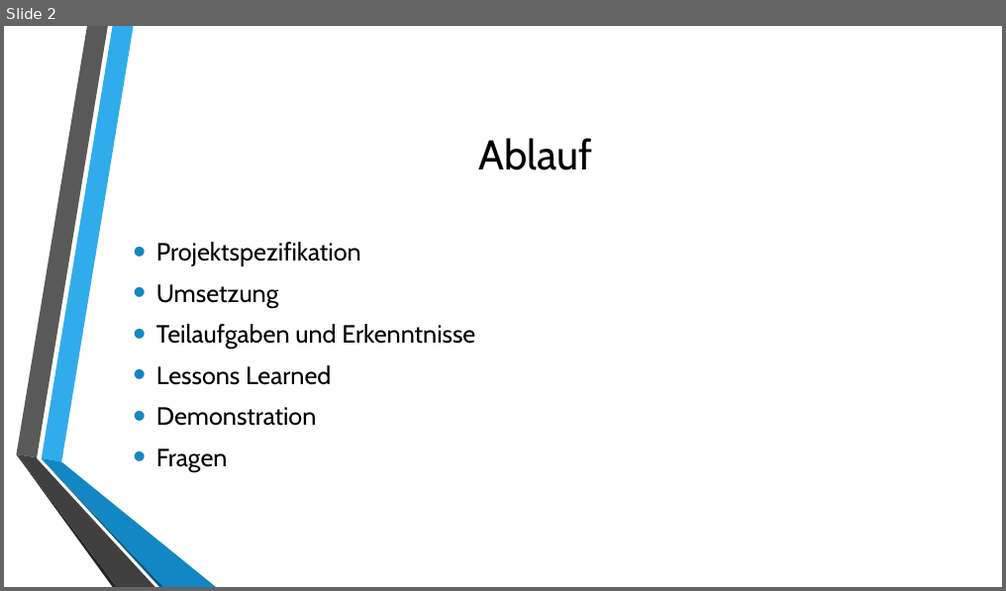
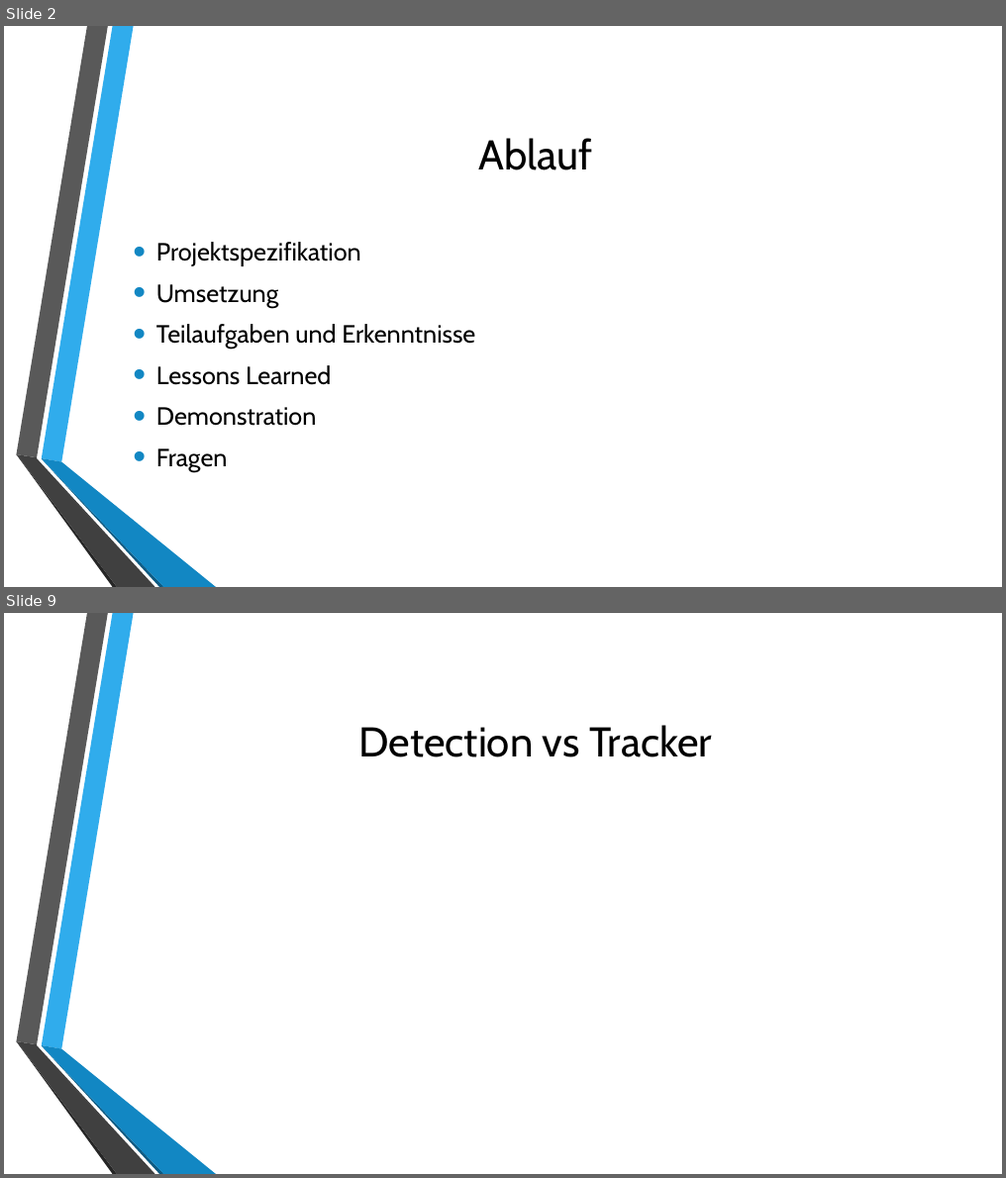
Before and after one commit to AlexFireBirds/CAS-Embedded-System-2018---Object-Tracking, a slide deck: 00_Dokumentation/Präsentation.pptx. Shown one above the other, each under a label of ours: slide 2 before the commit, slides 2 and 9 after it; the slides between them are not shown. The pictures are 1006x591 and 1006x1178 pixels, drawn with LibreOffice and Linux fonts; fonts in the diff are those of the drawing; background and template pictures are left out. Boxes give left, top, right and bottom in pixels: in the first picture for what was removed or moved away, otherwise in the second. Text is boxed around its words. In the diff, an @@ line names an element or a change of style, - is before the commit and + after.

```diff
--- a/00_Dokumentation/Präsentation.pptx
+++ b/00_Dokumentation/Präsentation.pptx
@@ slide 9 added at box(4, 613, 1002, 1174), background picture (left out); not listed: 6 template elements that a slide beside it also shows @@
@@ title added at box(359, 725, 712, 758), 40 pt, text #000000 @@
+Detection vs Tracker
```
Also in this commit, not shown: 15 other slides added.
